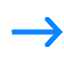
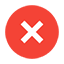
Layered file, before and after one edit (64 x 64). Changes by layer:
hid "icons8_right_arrow_100px_1" over [10, 17, 63, 47]
added layer "icons8_cancel_96px" in group "SystemIcons" over [5, 5, 59, 59]
